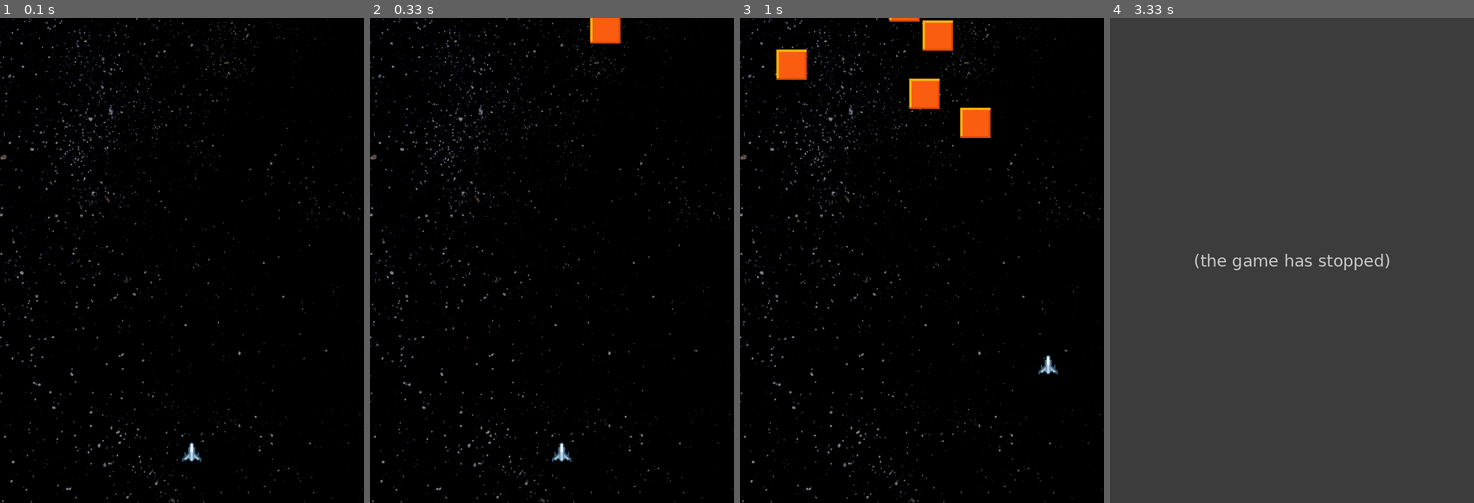
Above: before the commit, frames 1-4 (left to right).
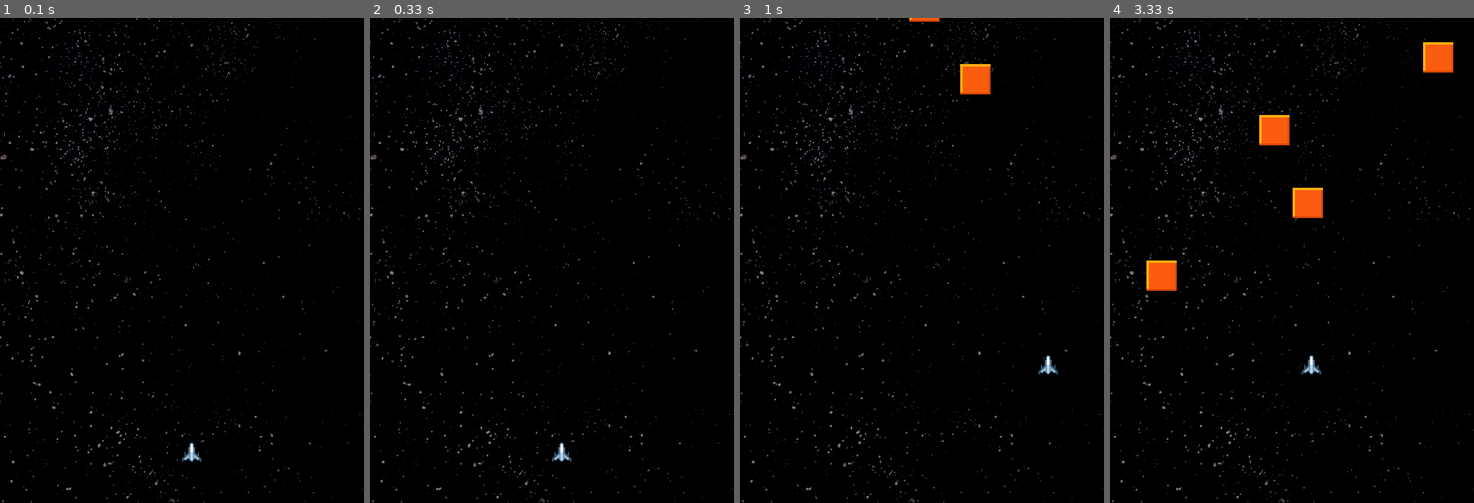
Above: after the commit, the same moments.

Repository: SteveHutchison/GroupPygame
Game: pygame game, started from Main.py
Two runs of this game, one before a commit and one after it. Both use one fixed random seed, a clock stepped at 60 frames per second and the inputs below. The source is Python 2; it was converted automatically to run under Python 3.
Inputs:
- Up to frame 1 (0.1 s): no input
- Up to frame 2 (0.33 s): no input
- Up to frame 3 (1 s): hold W 0.33-0.8 s; hold Right 0.33-0.8 s; hold Right from 0.83 s (still down)
- Up to frame 4 (3.33 s): release Right at 1.3 s; hold W 1.33-1.63 s; hold A 2.17-2.7 s; hold Down 2.73-3.03 s; hold A from 3.07 s (still down)

Frame 1 is identical in both runs. In frame 2, 0.4% of the frame differs, in the area x 60-69%, y 0-6%; in frame 3, 2.7%; in frame 4, 99%, in the area x 0-100%, y 0-100%.
Before the commit the program exited at 3.22 s; later frames show no game.

Commit message:
Added Health and reset

Diff:
--- a/Main.py
+++ b/Main.py
@@ -26,85 +26,124 @@
 WHITE = (255, 255, 255)
 
 enemyCounter = 0
-NEWENEMY = 8
+NEWENEMY = 20
 ENEMYSIZE = 50
 ENEMYSPEED = 6
 enemies = []
 
 player = pygame.Rect(300, 700, 32, 32)
 
+playerHealth = 100
+
 moveLeft = False
 moveRight = False
 moveUp = False
 moveDown = False
 
+gameOver = False
+
 MOVESPEED = 8
 
 while True:
     # check for events
-    for event in pygame.event.get():
-        if event.type == QUIT:
-            pygame.quit()
-            sys.exit()
-        if event.type == KEYDOWN:
-            # change the keyboard variables
-            if event.key == K_LEFT or event.key == ord('a'):
-                moveRight = False
-                moveLeft = True
-            if event.key == K_RIGHT or event.key == ord('d'):
-                moveLeft = False
-                moveRight = True
-            if event.key == K_UP or event.key == ord('w'):
-                moveDown = False
-                moveUp = True
-            if event.key == K_DOWN or event.key == ord('s'):
-                moveUp = False
-                moveDown = True
-        if event.type == KEYUP:
-            if event.key == K_ESCAPE:
-                pygame.quit()
-                sys.exit()
-            if event.key == K_LEFT or event.key == ord('a'):
-                moveLeft = False
-            if event.key == K_RIGHT or event.key == ord('d'):
-                moveRight = False
-            if event.key == K_UP or event.key == ord('w'):
-                moveUp = False
-            if event.key == K_DOWN or event.key == ord('s'):
-                moveDown = False
+	if gameOver == False:
+		for event in pygame.event.get():
+			if event.type == QUIT:
+				pygame.quit()
+				sys.exit()
+			if event.type == KEYDOWN:
+				# change the keyboard variables
+				if event.key == K_LEFT or event.key == ord('a'):
+					moveRight = False
+					moveLeft = True
+				if event.key == K_RIGHT or event.key == ord('d'):
+					moveLeft = False
+					moveRight = True
+				if event.key == K_UP or event.key == ord('w'):
+					moveDown = False
+					moveUp = True
+				if event.key == K_DOWN or event.key == ord('s'):
+					moveUp = False
+					moveDown = True
+			if event.type == KEYUP:
+				if event.key == K_ESCAPE:
+					pygame.quit()
+					sys.exit()
+				if event.key == K_LEFT or event.key == ord('a'):
+					moveLeft = False
+				if event.key == K_RIGHT or event.key == ord('d'):
+					moveRight = False
+				if event.key == K_UP or event.key == ord('w'):
+					moveUp = False
+				if event.key == K_DOWN or event.key == ord('s'):
+					moveDown = False
 
-    enemyCounter += 1
-    if enemyCounter >= NEWENEMY:
+		enemyCounter += 1
+		if enemyCounter >= NEWENEMY:
 
-        enemies.append({'rect': pygame.Rect(random.randint(0, WINDOWWIDTH-ENEMYSIZE), 0 - ENEMYSIZE, ENEMYSIZE, ENEMYSIZE),
-                    'speed': ENEMYSPEED,
-					'surface':pygame.transform.scale(enemy_image, (ENEMYSIZE, ENEMYSIZE))
-                    })
-        enemyCounter = 0
-	# draw the black background onto the surface
-    screen.blit(background, backgroundRect)
-    # move the player
-    if moveDown and player.bottom < WINDOWHEIGHT:
-        player.top += MOVESPEED
-    if moveUp and player.top > 0:
-        player.top -= MOVESPEED
-    if moveLeft and player.left > 0:
-        player.left -= MOVESPEED
-    if moveRight and player.right < WINDOWWIDTH:
-        player.right += MOVESPEED
-	# move the enemies
-    for b in enemies:
-		b['rect'].move_ip(0, ENEMYSPEED)
-	# check for collisions
-    for b in enemies:
-        if player.colliderect(b['rect']):
-			pygame.quit()
-			sys.exit()
-    # draw the player onto the surface
-    screen.blit(player_image,(player))
-	# draw the enemies
-    for b in enemies:
-        screen.blit(b['surface'], b['rect'])
+			enemies.append({'rect': pygame.Rect(random.randint(0, WINDOWWIDTH-ENEMYSIZE), 0 - ENEMYSIZE, ENEMYSIZE, ENEMYSIZE),
+						'speed': ENEMYSPEED,
+						'surface':pygame.transform.scale(enemy_image, (ENEMYSIZE, ENEMYSIZE))
+						})
+			enemyCounter = 0
+
+		# Delete baddies that have fallen past the bottom.
+		for b in enemies[:]:
+			if b['rect'].top > WINDOWHEIGHT:
+				enemies.remove(b)
+
+		# draw the black background onto the surface
+		screen.blit(background, backgroundRect)
+		# move the player
+		if moveDown and player.bottom < WINDOWHEIGHT:
+			player.top += MOVESPEED
+		if moveUp and player.top > 0:
+			player.top -= MOVESPEED
+		if moveLeft and player.left > 0:
+			player.left -= MOVESPEED
+		if moveRight and player.right < WINDOWWIDTH:
+			player.right += MOVESPEED
+		# move the enemies
+		for b in enemies:
+			b['rect'].move_ip(0, ENEMYSPEED)
+		# check for collisions
+		for b in enemies:
+			if player.colliderect(b['rect']):
+				enemies.remove(b)
+				playerHealth -= 20
+				print (playerHealth)
+		#check player health
+		if playerHealth <= 0:
+			gameOver = True
+		# draw the player onto the surface
+		screen.blit(player_image,(player))
+		# draw the enemies
+		for b in enemies:
+			screen.blit(b['surface'], b['rect'])
+
+	if gameOver == True:
+		for event in pygame.event.get():
+			if event.type == QUIT:
+				pygame.quit()
+				sys.exit()
+			if event.type == KEYDOWN:
+				if event.key == K_ESCAPE:
+					pygame.quit()
+					sys.exit()
+				if event.key == ord('r'):
+						for b in enemies:
+							enemies.remove(b)
+						enemies = []
+						playerHealth = 100
+						player = pygame.Rect(300, 700, 32, 32)
+						moveLeft = False
+						moveRight = False
+						moveUp = False
+						moveDown = False
+						gameOver = False
+		if playerHealth > 0:
+				gameOver = False
+
 	# draw the window onto the screen
-    pygame.display.update()
-    mainClock.tick(40)
+	pygame.display.update()
+	mainClock.tick(40)
